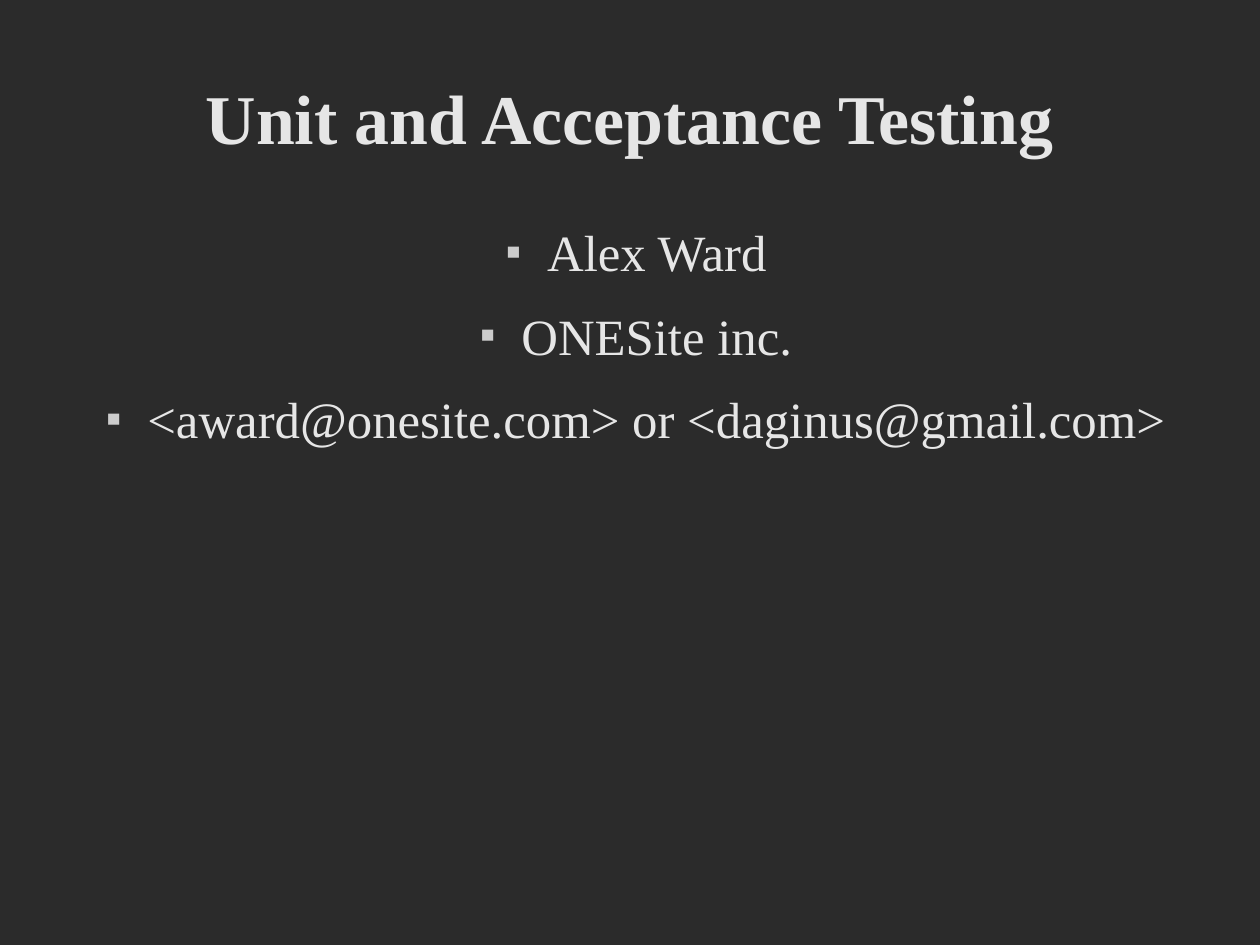
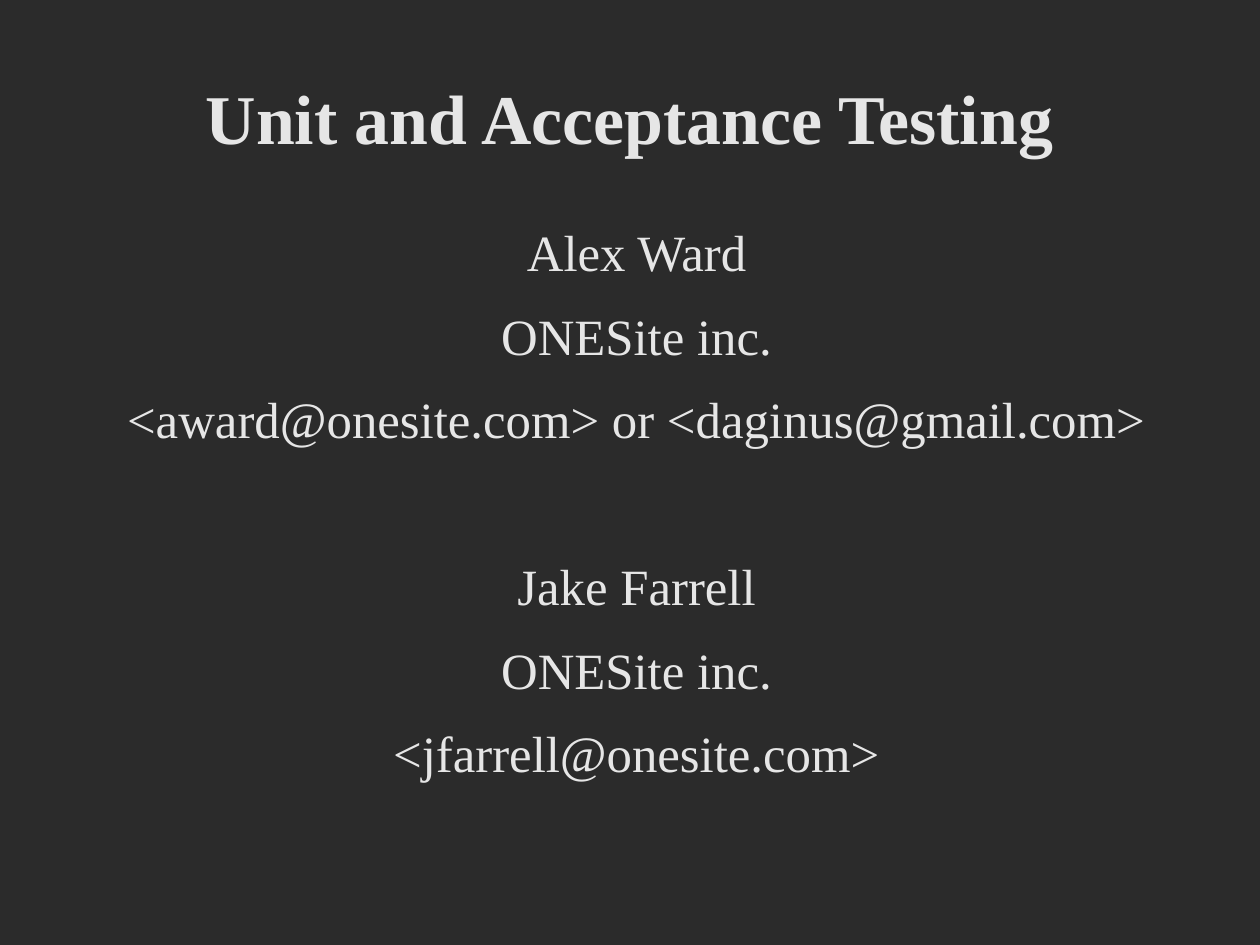
Before and after one commit to dfanica/onesite-unit-test-demo, a slide deck: slide 1 of public/files/presentation.odp. Drawn at 1260x945 pixels with LibreOffice and Linux fonts; fonts in the diff are those of the drawing; background and template pictures are left out; a plain dark background stands for a picture behind light text. Boxes give left, top, right and bottom in pixels: in the first picture for what was removed or moved away, otherwise in the second. Text is boxed around its words. In the diff, an @@ line names an element or a change of style, - is before the commit and + after.

```diff
--- a/public/files/presentation.odp
+++ b/public/files/presentation.odp
@@ text at <box>127,235,1145,449</box>: bullet ■ to none @@
@@ text at <box>393,569,879,783</box>: paragraphs added @@
+Jake Farrell
+ONESite inc.
+<jfarrell@onesite.com>
```
Also in this commit, not shown: 3 slides added.
